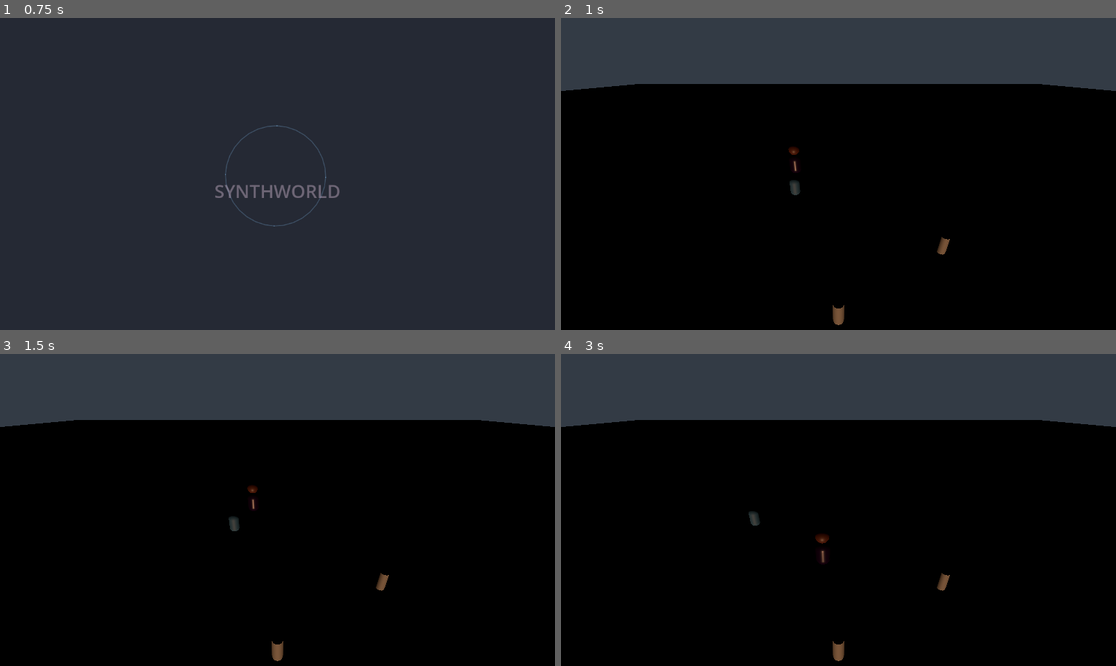
Above: before the commit, frames 1-4 (two rows, left to right).
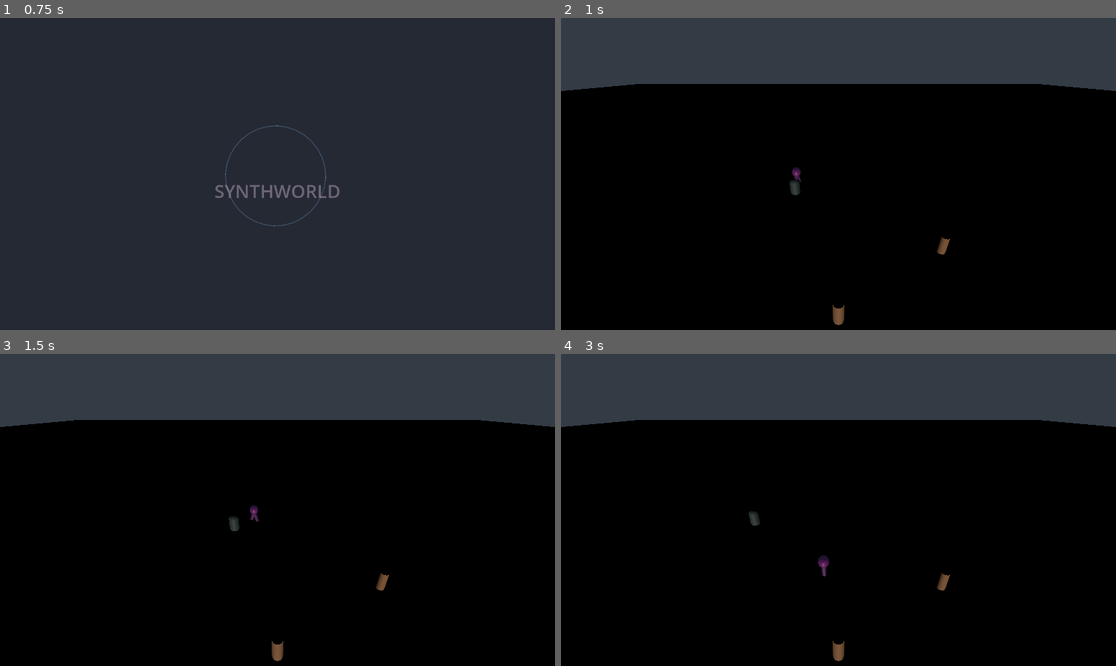
Above: after the commit, the same moments.

Repository: justappgrabbin/SynthAi
Game: Godot game, scene res://Scenes/Intro.tscn
Same seed, same stepped clock (60 frames per second), same inputs: the game is played once before the commit and once after it.
Inputs (mouse positions are in pixels of both pictures, inside the frame that each line leads up to):
- Up to frame 1 (0.75 s): tap Enter at 0.5 s; move the mouse to (399, 158) at 0.52 s; click (399, 158) at 0.67 s
- Up to frame 2 (1 s): no input
- Up to frame 3 (1.5 s): move the mouse to (166, 525) at 1.27 s; click (166, 525) at 1.42 s
- Up to frame 4 (3 s): move the mouse to (894, 441) at 2.02 s; click (894, 441) at 2.17 s; move the mouse to (810, 572) at 2.77 s; click (810, 572) at 2.92 s

Frame 1 is identical in both runs. In frame 2, 0.1% of the frame differs, in the area x 40-44%, y 41-53%; in frame 3, 0.1%; in frame 4, 0.2%, in the area x 45-49%, y 57-72%.

Commit message:
Attach native rigged presentation to Cynthia.tscn

Diff:
--- a/computer/native/synthworld/game/Scenes/Agents/Cynthia.tscn
+++ b/computer/native/synthworld/game/Scenes/Agents/Cynthia.tscn
@@ -1,4 +1,5 @@
-[gd_scene load_steps=9 format=3]
+[gd_scene load_steps=10 format=3]
+[ext_resource type="Script" path="res://Scripts/Visual/RiggedAvatar.gd" id="3"]
 
 [ext_resource type="Script" path="res://Scripts/AI/Cynthia.gd" id="1"]
 [ext_resource type="Script" path="res://Scripts/AI/TraitComponent.gd" id="2"]
@@ -59,3 +60,6 @@
 
 [node name="Traits" type="Node" parent="."]
 script = ExtResource("2")
+
+[node name="RiggedAvatar" type="Node3D" parent="."]
+script = ExtResource("3")
